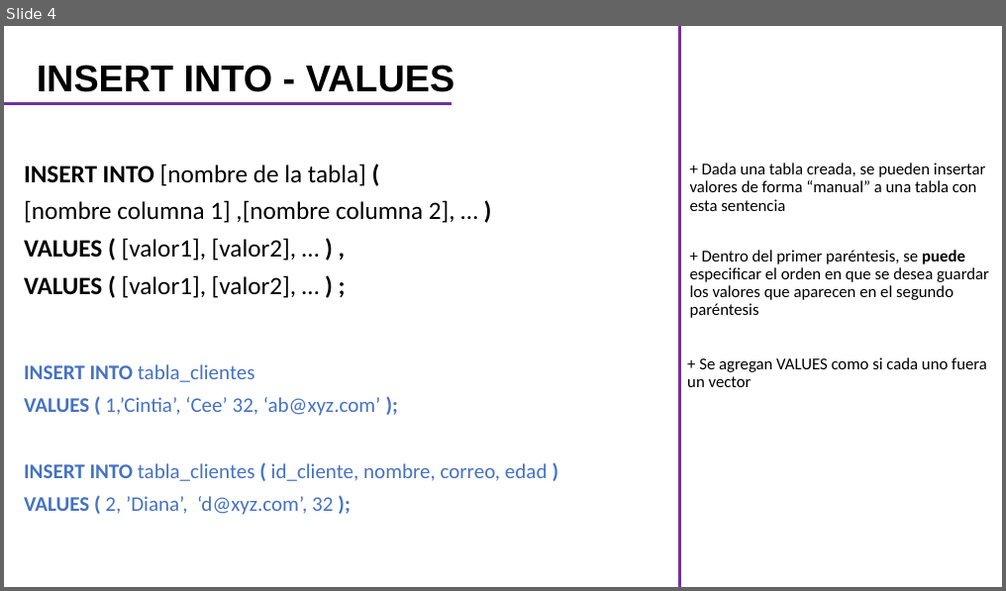
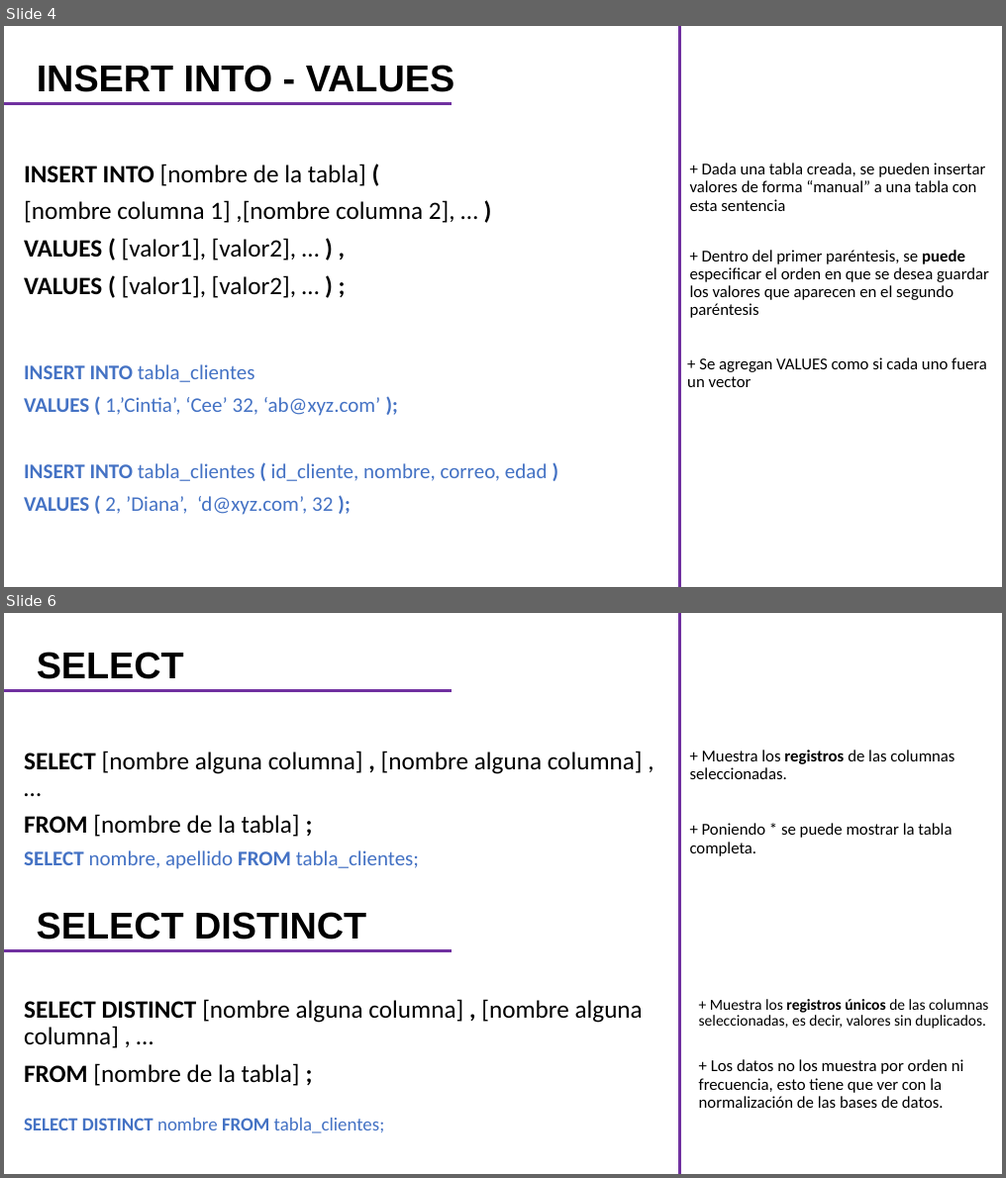
Before and after one commit to CarlosCamposs/Curso-AABD_SQL, a slide deck: Curso AABD-SQL (Notas).pptx. Shown one above the other, each under a label of ours: slide 4 before the commit, slides 4 and 6 after it; the slides between them are not shown. The pictures are 1006x591 and 1006x1178 pixels, drawn with LibreOffice and Linux fonts; fonts in the diff are those of the drawing. Boxes give left, top, right and bottom in pixels: in the first picture for what was removed or moved away, otherwise in the second. Text is boxed around its words. In the diff, an @@ line names an element or a change of style, - is before the commit and + after.

```diff
--- a/Curso AABD-SQL (Notas).pptx
+++ b/Curso AABD-SQL (Notas).pptx
@@ slide 6 added at (4, 613, 1002, 1174), background #FFFFFF @@
@@ line added from (680, 1174) to (680, 613), #7030A0 3 pt @@
@@ title added at (37, 652, 184, 679), 36 pt, text #000000, bold @@
+SELECT
@@ line added from (4, 691) to (451, 691), #7030A0 3 pt @@
@@ subtitle added at (24, 751, 643, 837), 24 pt, text #000000 @@
+SELECT [nombre alguna columna] , [nombre alguna columna] , …
+FROM [nombre de la tabla] ;
@@ text added at (690, 750, 954, 779), 16 pt, text #000000 @@
++ Muestra los registros de las columnas seleccionadas.
@@ text added at (690, 823, 951, 857), 16 pt, text #000000 @@
++ Poniendo * se puede mostrar la tabla completa.
@@ text added at (24, 851, 419, 869), 20 pt, text #4472C4 @@
+SELECT nombre, apellido FROM tabla_clientes;
@@ text added at (37, 912, 366, 940), 36 pt, text #000000, bold @@
+SELECT DISTINCT
@@ line added from (4, 951) to (451, 951), #7030A0 3 pt @@
@@ text added at (24, 999, 643, 1086), 24 pt, text #000000 @@
+SELECT DISTINCT [nombre alguna columna] , [nombre alguna columna] , …
+FROM [nombre de la tabla] ;
@@ text added at (699, 999, 988, 1029), 14.8 pt, text #000000 @@
++ Muestra los registros únicos de las columnas seleccionadas, es decir, valores sin duplicados.
@@ text added at (699, 1059, 964, 1108), 16 pt, text #000000 @@
++ Los datos no los muestra por orden ni frecuencia, esto tiene que ver con la normalización de las bases de datos.
@@ text added at (24, 1118, 385, 1134), 18 pt, text #4472C4 @@
+SELECT DISTINCT nombre FROM tabla_clientes;
```
Also in this commit, not shown: 1 slide changed, 1 other slide added.
